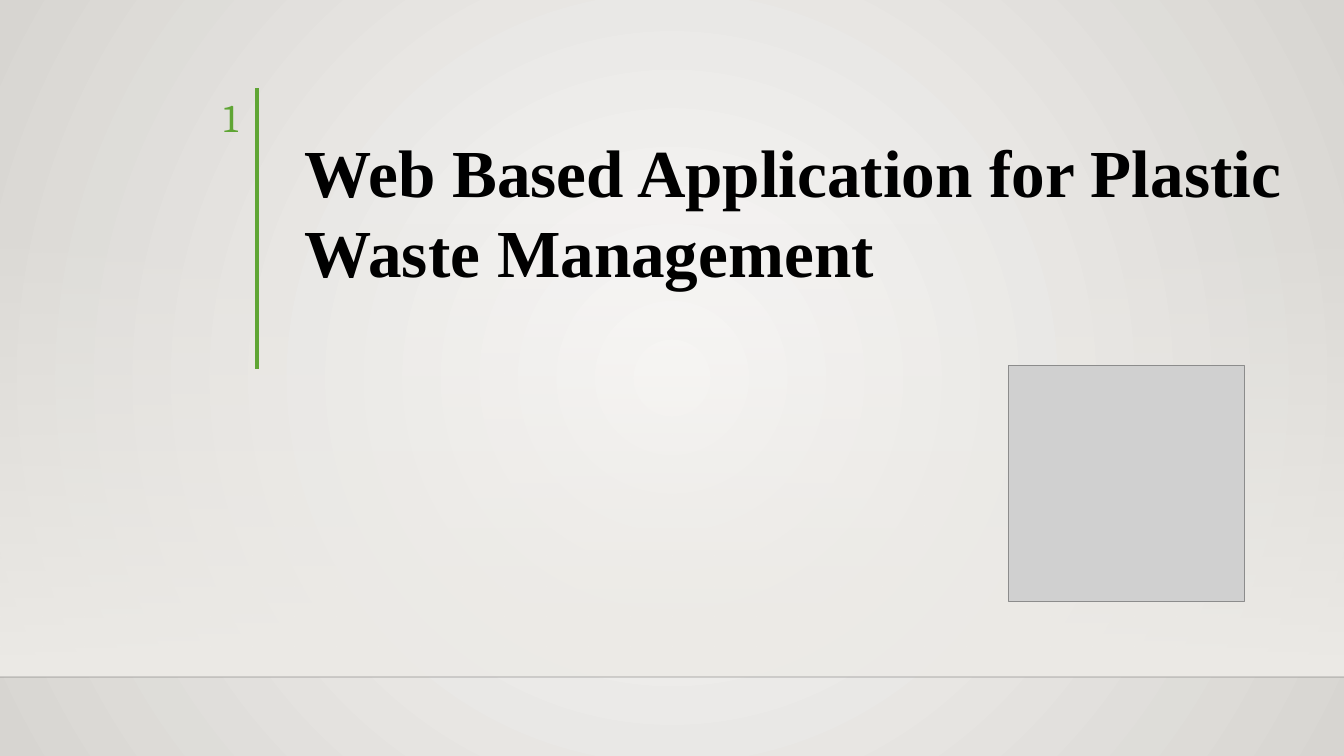
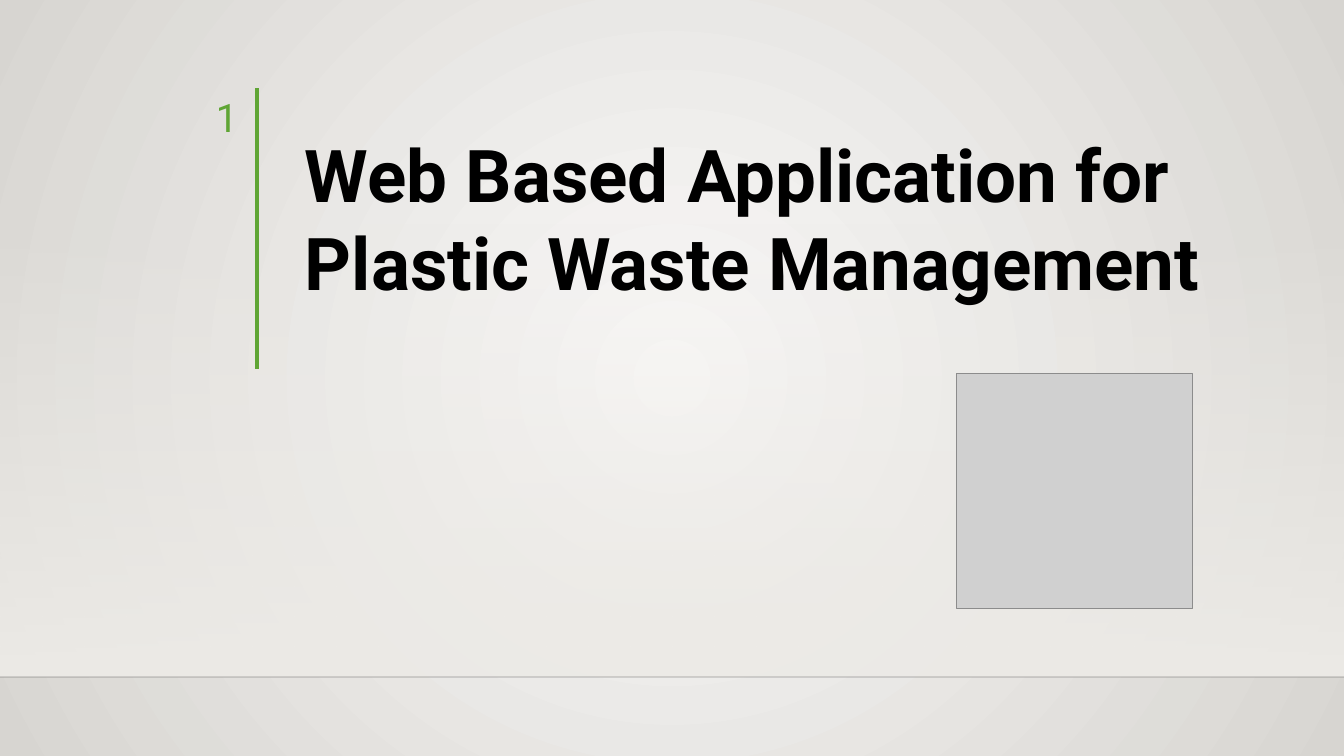
Before and after one commit to hisni/CO227-Project, a slide deck: slide 1 of Presantation/Presentation - Final.pptx. Drawn at 1344x756 pixels with LibreOffice and Linux fonts; fonts in the diff are those of the drawing; grey boxes stand for pictures; background and template pictures are left out. Boxes give left, top, right and bottom in pixels: in the first picture for what was removed or moved away, otherwise in the second. Text is boxed around its words. In the diff, an @@ line names an element or a change of style, - is before the commit and + after.

```diff
--- a/Presantation/Presentation - Final.pptx
+++ b/Presantation/Presentation - Final.pptx
@@ page number at (216, 104, 238, 132): font Cambria to Roboto @@
@@ text "Web Based Application for Plastic ..." at (305, 146, 1199, 305): size 48 to 52 pt, font Times New Roman to Roboto @@
@@ picture: place and size @@
-picture at (1008, 366, 1244, 601)
+picture at (957, 373, 1193, 608)
```
Also in this commit, not shown: 7 other slides changed, 1 slide added.
